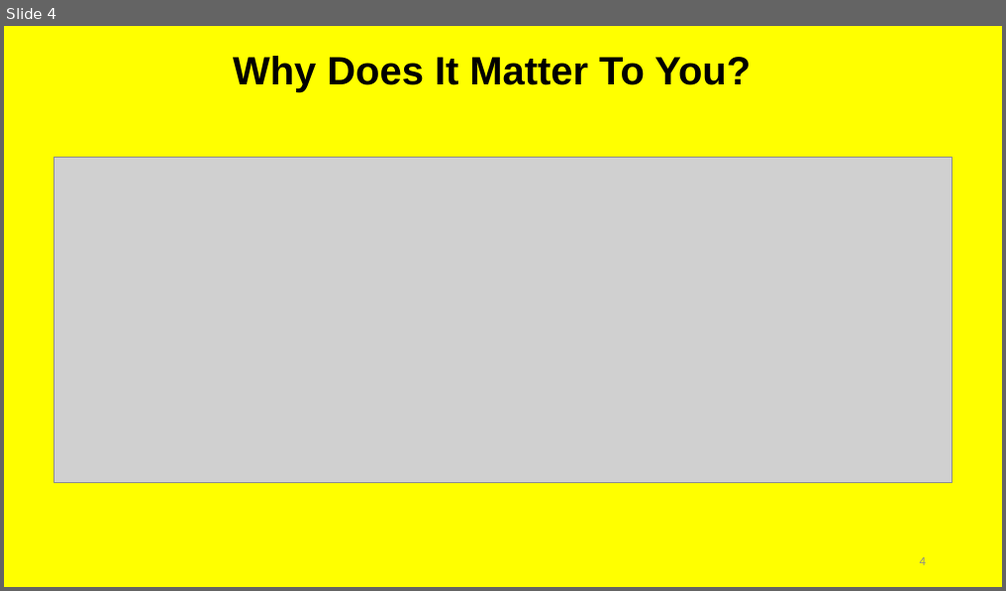
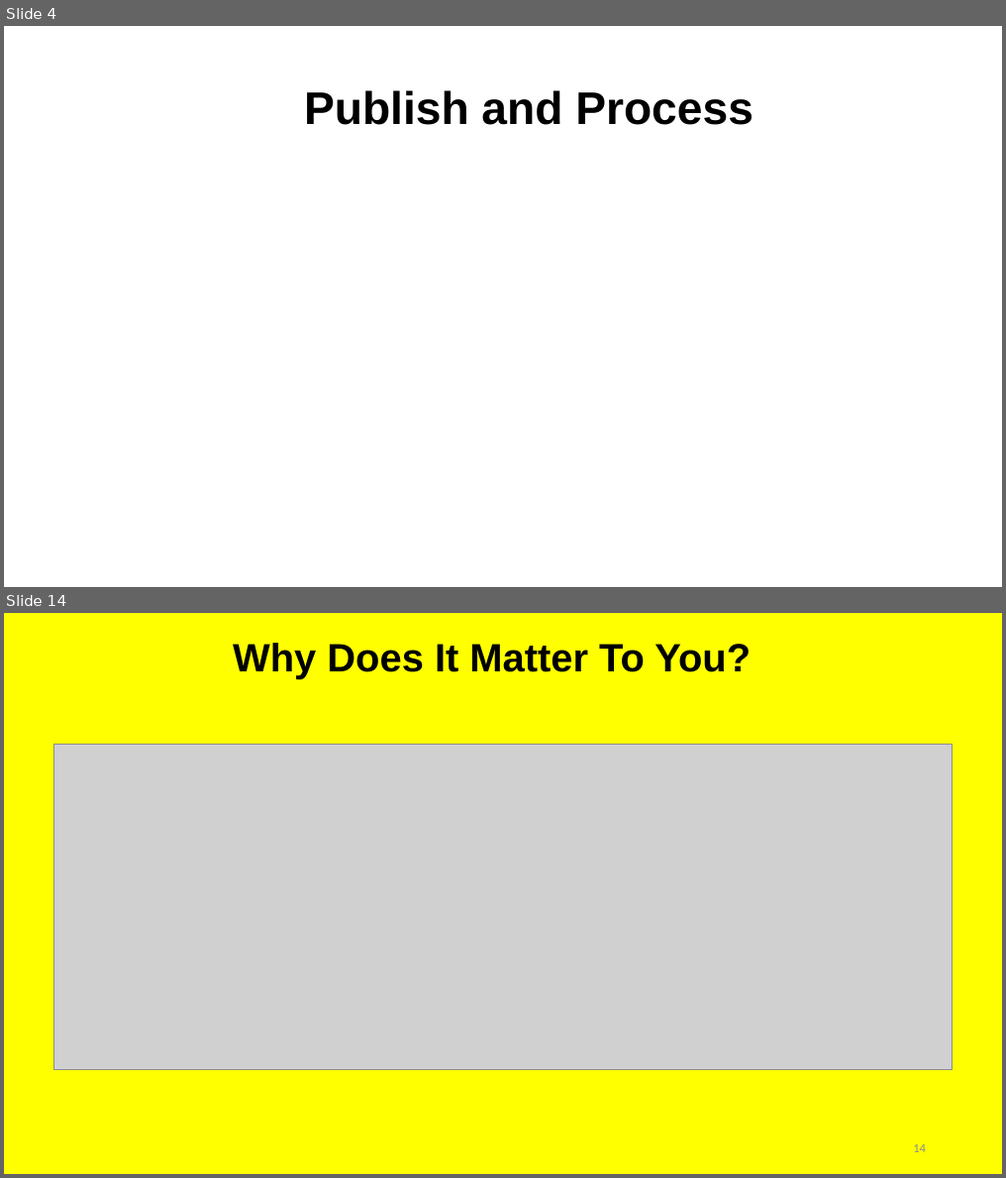
Before and after one commit to irregularchat/Counter_Malign_Information_Training, a slide deck: Counter_Malign_Information/4-Implement-For_Instructors/Lesson_Plans/Lesson_05-Identify_Malign_Information/Audio_Visual-Identify_Misinformation/Instructor-Lesson_Slide-Identify_Misinformation.pptx. Shown one above the other, each under a label of ours: slide 4 before the commit, slides 4 and 14 after it; the slides between them are not shown. The pictures are 1006x591 and 1006x1178 pixels, drawn with LibreOffice and Linux fonts; fonts in the diff are those of the drawing; grey boxes stand for pictures. Boxes give left, top, right and bottom in pixels: in the first picture for what was removed or moved away, otherwise in the second. Text is boxed around its words. In the diff, an @@ line names an element or a change of style, - is before the commit and + after.

```diff
--- a/Counter_Malign_Information/4-Implement-For_Instructors/Lesson_Plans/Lesson_05-Identify_Malign_Information/Audio_Visual-Identify_Misinformation/Instructor-Lesson_Slide-Identify_Misinformation.pptx
+++ b/Counter_Malign_Information/4-Implement-For_Instructors/Lesson_Plans/Lesson_05-Identify_Malign_Information/Audio_Visual-Identify_Misinformation/Instructor-Lesson_Slide-Identify_Misinformation.pptx
@@ slide 4 added at (x1=4, y1=26, x2=1002, y2=587), background #FFFFFF @@
@@ title added at (x1=304, y1=90, x2=753, y2=125), 44 pt, text #000000, bold @@
+Publish and Process
@@ what was slide 4 is now slide 14 @@
@@ page number at (x1=913, y1=1145, x2=926, y2=1153): text changed @@
-4
+14
```
Also in this commit, not shown: 1 slide changed, 11 other slides added, 2 slides removed, 1 other file.
